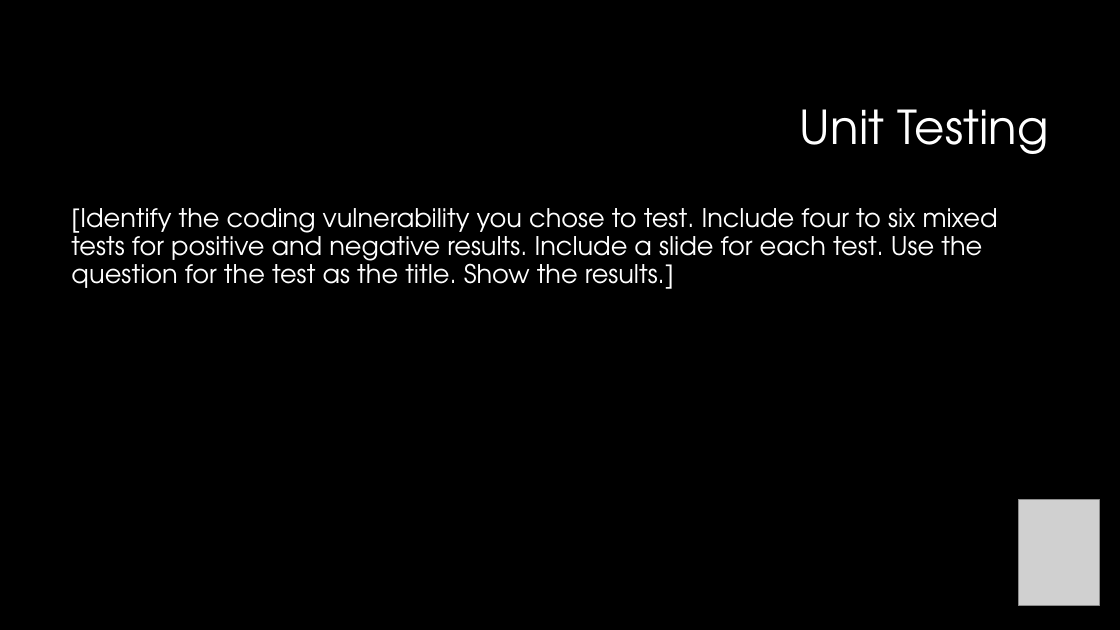
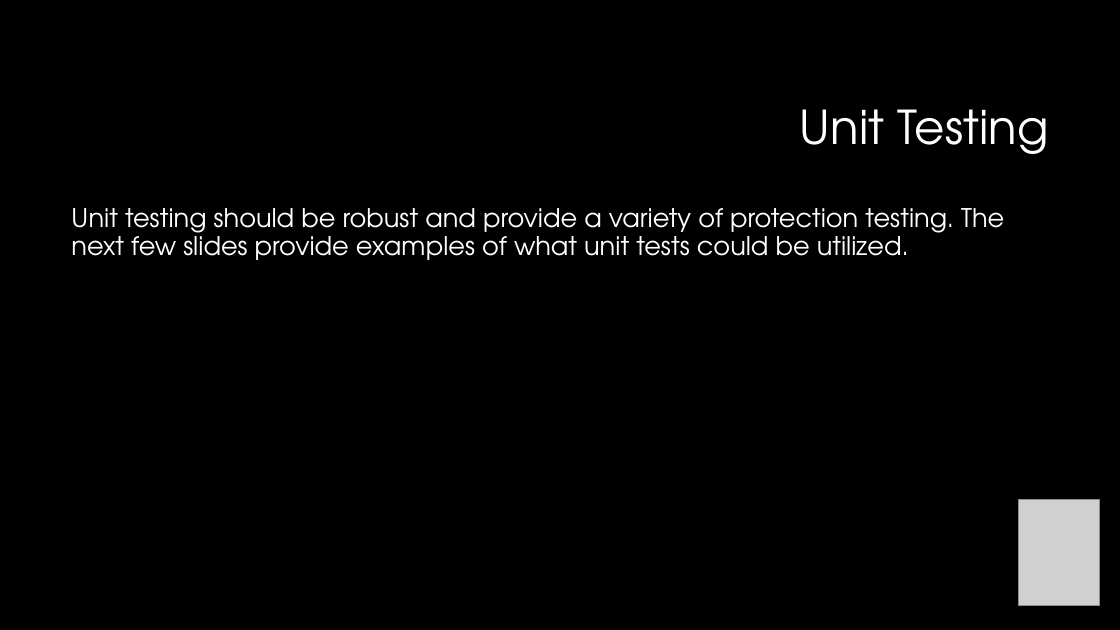
Before and after one commit to HolladaB/CS405, a slide deck: slide 8 of CS 405 Project Two Presentation-Hollada.pptx. Drawn at 1120x630 pixels with LibreOffice and Linux fonts; fonts in the diff are those of the drawing; grey boxes stand for pictures; background and template pictures are left out. Boxes give left, top, right and bottom in pixels: in the first picture for what was removed or moved away, otherwise in the second. Text is boxed around its words. In the diff, an @@ line names an element or a change of style, - is before the commit and + after.

```diff
--- a/CS 405 Project Two Presentation-Hollada.pptx
+++ b/CS 405 Project Two Presentation-Hollada.pptx
@@ text at [71,208,1004,260]: text changed @@
-[Identify the coding vulnerability you chose to test. Include four to six mixed tests for positive and negative results. Include a slide for each test. Use the question for the test as the title. Show the results.]
+Unit testing should be robust and provide a variety of protection testing. The next few slides provide examples of what unit tests could be utilized.
```
Also in this commit, not shown: 9 other slides changed, 6 slides added, 2 slides removed.
